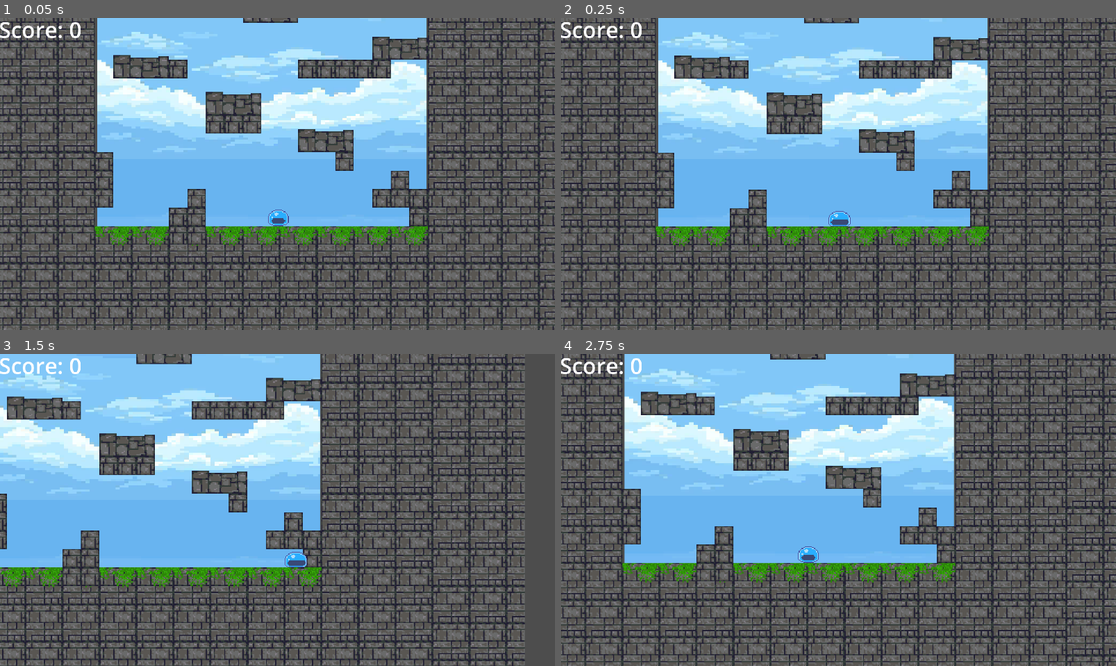
Above: before the commit, frames 1-4 (two rows, left to right).
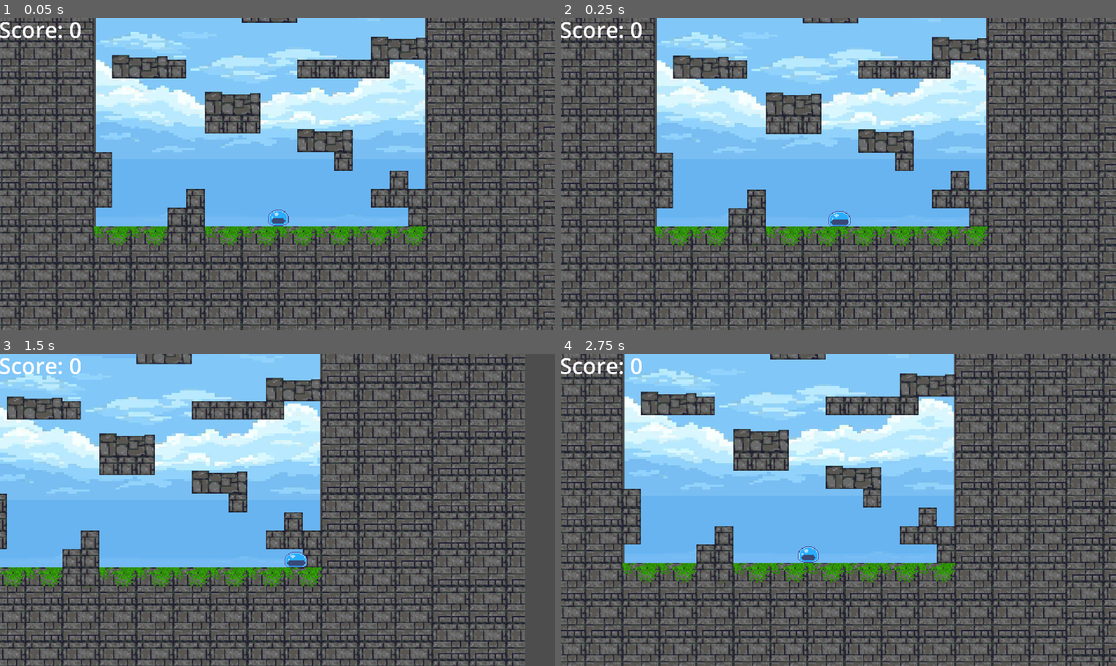
Above: after the commit, the same moments.

Repository: SequoyahGeber/Game-Godot
Game: Godot game, scene res://game.tscn
Same seed, same stepped clock (60 frames per second), same inputs: the game is played once before the commit and once after it.
Inputs:
- Up to frame 1 (0.05 s): no input
- Up to frame 2 (0.25 s): no input
- Up to frame 3 (1.5 s): tap Enter (ui_accept) at 0.5, 0.77 s; hold D (move_right) from 0.53 s (still down)
- Up to frame 4 (2.75 s): tap Enter (ui_accept) at 1.52 s; release D (move_right) at 2.03 s; hold A (move_left) from 2.03 s (still down)

The runs differ from the first frame. In frame 1, 18% of the frame differs, in the area x 0-100%, y 0-100%; in frame 2, 18%; in frame 3, 0.5%; in frame 4, nothing differs.

Commit message:
Fix GameManager warnings

Diff:
--- a/game.tscn
+++ b/game.tscn
@@ -70,7 +70,7 @@
 tile_set = SubResource("TileSet_fc0e3")
 
 [node name="Player" parent="." instance=ExtResource("1_80nbo")]
-position = Vector2(12, 8)
+position = Vector2(13, 8)
 
 [node name="HUD" parent="Player" instance=ExtResource("6_ryrav")]
 
--- a/scripts/coin.gd
+++ b/scripts/coin.gd
@@ -13,6 +13,7 @@
 
 func _on_body_entered(body: PhysicsBody2D):
 	print(self.name + " detected collision with body: " + body.name)
+	GameManager.add_score(1)
 
 
 func _process(_delta: float) -> void:
